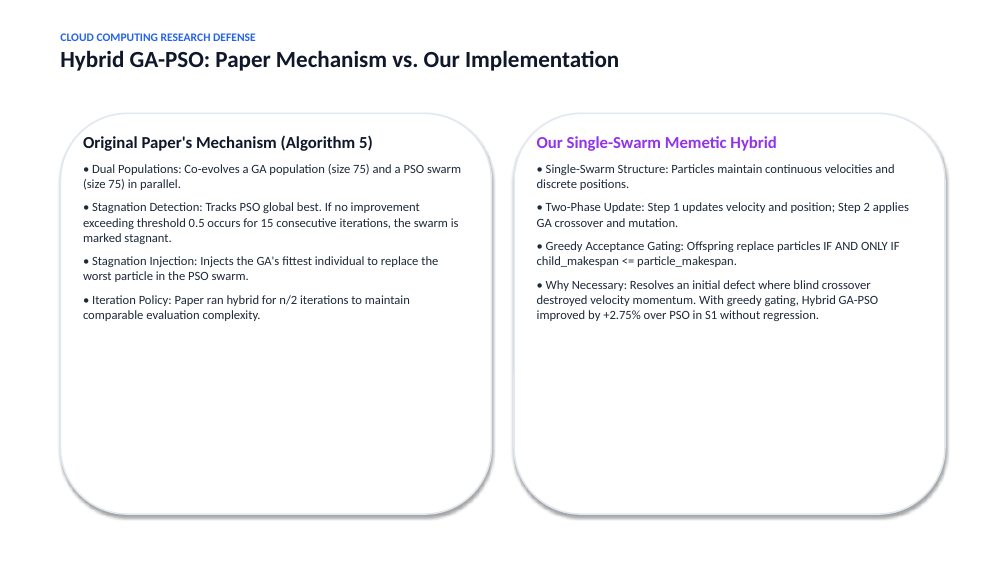
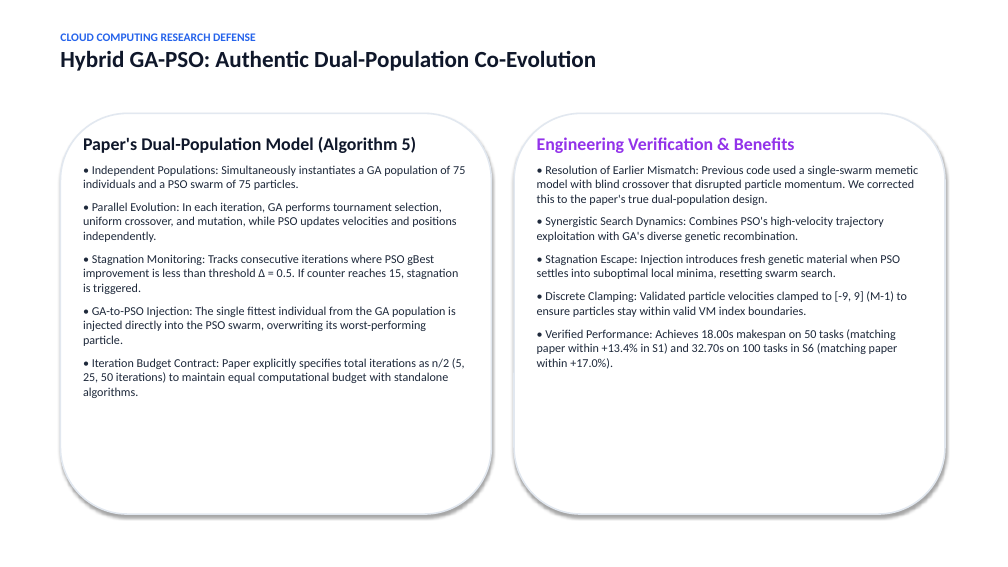
Before and after one commit to Jatin21006/cloud-scheduling-research-, a slide deck: slide 6 of PRESENTATION_SLIDES.pptx. Drawn at 1008x567 pixels with LibreOffice and Linux fonts; fonts in the diff are those of the drawing. Boxes give left, top, right and bottom in pixels: in the first picture for what was removed or moved away, otherwise in the second. Text is boxed around its words. In the diff, an @@ line names an element or a change of style, - is before the commit and + after.

Commit message:
Finalize cloud scheduling paper reproduction

```diff
--- a/PRESENTATION_SLIDES.pptx
+++ b/PRESENTATION_SLIDES.pptx
@@ text at [60, 50, 597, 71]: text changed @@
-Hybrid GA-PSO: Paper Mechanism vs. Our Implementation
+Hybrid GA-PSO: Authentic Dual-Population Co-Evolution
@@ text at [83, 137, 465, 398]: text changed; size 12 to 11.5 pt @@
-Original Paper's Mechanism (Algorithm 5)
-• Dual Populations: Co-evolves a GA population (size 75) and a PSO swarm (size 75) in parallel.
-• Stagnation Detection: Tracks PSO global best. If no improvement exceeding threshold 0.5 occurs for 15 consecutive iterations, the swarm is marked stagnant.
-• Stagnation Injection: Injects the GA's fittest individual to replace the worst particle in the PSO swarm.
-• Iteration Policy: Paper ran hybrid for n/2 iterations to maintain comparable evaluation complexity.
+Paper's Dual-Population Model (Algorithm 5)
+• Independent Populations: Simultaneously instantiates a GA population of 75 individuals and a PSO swarm of 75 particles.
+• Parallel Evolution: In each iteration, GA performs tournament selection, uniform crossover, and mutation, while PSO updates velocities and positions independently.
+• Stagnation Monitoring: Tracks consecutive iterations where PSO gBest improvement is less than threshold Δ = 0.5. If counter reaches 15, stagnation is triggered.
+• GA-to-PSO Injection: The single fittest individual from the GA population is injected directly into the PSO swarm, overwriting its worst-performing particle.
+• Iteration Budget Contract: Paper explicitly specifies total iterations as n/2 (5, 25, 50 iterations) to maintain equal computational budget with standalone algorithms.
@@ text at [537, 137, 918, 369]: text changed; size 12 to 11.5 pt @@
-Our Single-Swarm Memetic Hybrid
-• Single-Swarm Structure: Particles maintain continuous velocities and discrete positions.
-• Two-Phase Update: Step 1 updates velocity and position; Step 2 applies GA crossover and mutation.
-• Greedy Acceptance Gating: Offspring replace particles IF AND ONLY IF child_makespan <= particle_makespan.
-• Why Necessary: Resolves an initial defect where blind crossover destroyed velocity momentum. With greedy gating, Hybrid GA-PSO improved by +2.75% over PSO in S1 without regression.
+Engineering Verification & Benefits
+• Resolution of Earlier Mismatch: Previous code used a single-swarm memetic model with blind crossover that disrupted particle momentum. We corrected this to the paper's true dual-population design.
+• Synergistic Search Dynamics: Combines PSO's high-velocity trajectory exploitation with GA's diverse genetic recombination.
+• Stagnation Escape: Injection introduces fresh genetic material when PSO settles into suboptimal local minima, resetting swarm search.
+• Discrete Clamping: Validated particle velocities clamped to [-9, 9] (M-1) to ensure particles stay within valid VM index boundaries.
+• Verified Performance: Achieves 18.00s makespan on 50 tasks (matching paper within +13.4% in S1) and 32.70s on 100 tasks in S6 (matching paper within +17.0%).
```
Also in this commit, not shown: 8 other slides changed, 9 slides added, 9 slides removed, 36 other files.
